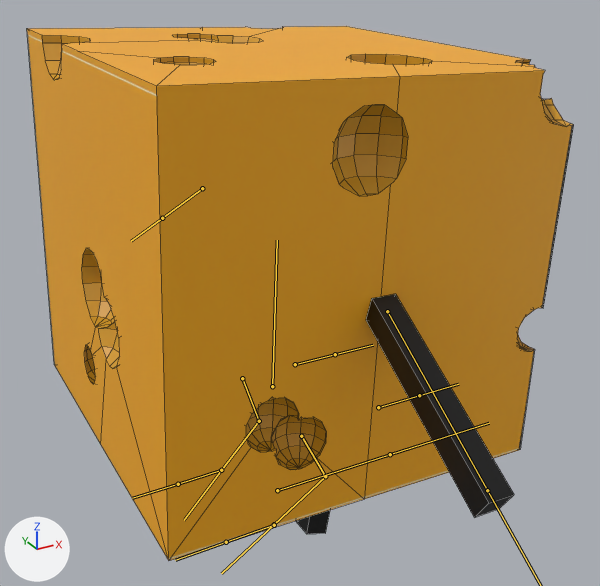
An edit to the FBX model Assets/Art/Models/Character/FBX_Character_Cheese.fbx, drawn before and after from the same camera.
Camera for both pictures: a 50 mm lens placed at (-0.014, -0.028, 0.0239), pointed at (0.0012, -0.0004, 0.0101). Lighting does not change. The marker at lower left points along +X, +Y and +Z. Both versions are drawn at frame 6 of the action 'Armature|Jump_Up_01'; the numbers are the values there. The bones that bend it are drawn over the model as lines. Mesh edges are drawn as thin lines.

The first picture shows 'FBX_Character_Cheese'.
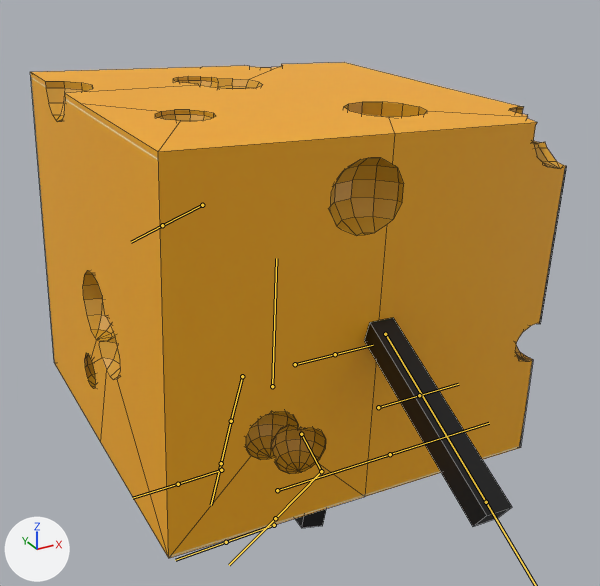
Location of each change, [x1, y1, x2, y2] in pixels of the pictures (600 x 586 px):
'FBX_Character_Cheese', posed (7% shorter): before [27, 26, 574, 561]; after [30, 62, 567, 558]
bone 'Head', root to tip: before (272, 386) to (277, 240); after (272, 386) to (276, 258)
bone 'UpperLeg_L', root to tip: before (242, 378) to (259, 421); after (242, 376) to (231, 421)
bone 'LowerLeg_L', root to tip: before (259, 421) to (221, 470); after (231, 421) to (221, 463)
bone 'UpperLeg_R', root to tip: before (301, 436) to (325, 476); after (301, 434) to (321, 471)
bone 'LowerLeg_R', root to tip: before (325, 476) to (274, 524); after (321, 471) to (275, 518)

The change in detail:
Bone 'Head' (bone_head) is rescaled from (1.0, 1.0, 1.0) to (1.0, 0.88, 1.0).
Bone 'UpperLeg_L' (bone_upperleg_l) turns from (-1, 0, -18) to (-1, 0, 14) degrees about its own x, y and z.
Bone 'UpperLeg_L' (bone_upperleg_l) is rescaled from (1.0, 1.0, 1.0) to (1.01, 0.99, 1.0).
Bone 'LowerLeg_L' (bone_lowerleg_l) turns from (0, 0, 59) to (0, 0, -3) degrees about its own x, y and z.
Bone 'LowerLeg_L' (bone_lowerleg_l) is rescaled from (1.0, 1.0, 1.0) to (1.08, 0.87, 1.0).
Bone 'UpperLeg_R' (bone_upperleg_r) turns from (-1, -6, -26) to (-2, -5, -22) degrees about its own x, y and z.
Bone 'UpperLeg_R' (bone_upperleg_r) is rescaled from (1.0, 1.0, 1.0) to (1.02, 0.99, 1.0).
Bone 'LowerLeg_R' (bone_lowerleg_r) turns from (8, 14, 80) to (10, 17, 66) degrees about its own x, y and z.
Bone 'LowerLeg_R' (bone_lowerleg_r) is rescaled from (1.0, 1.0, 1.0) to (0.99, 0.99, 1.0).
